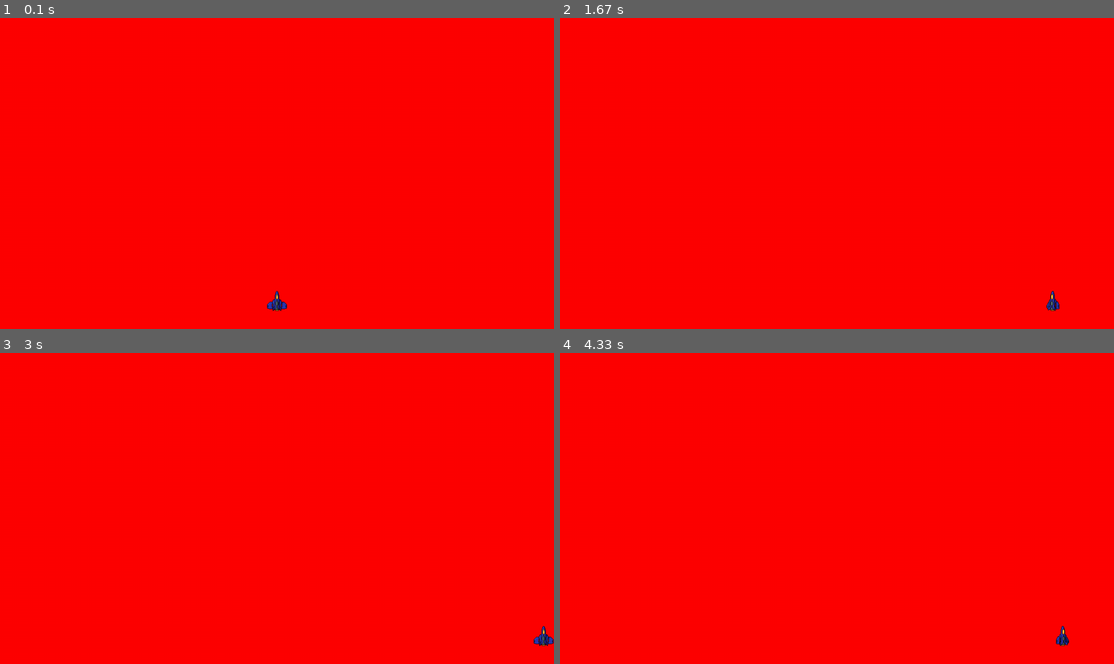
Above: before the commit, frames 1-4 (two rows, left to right).
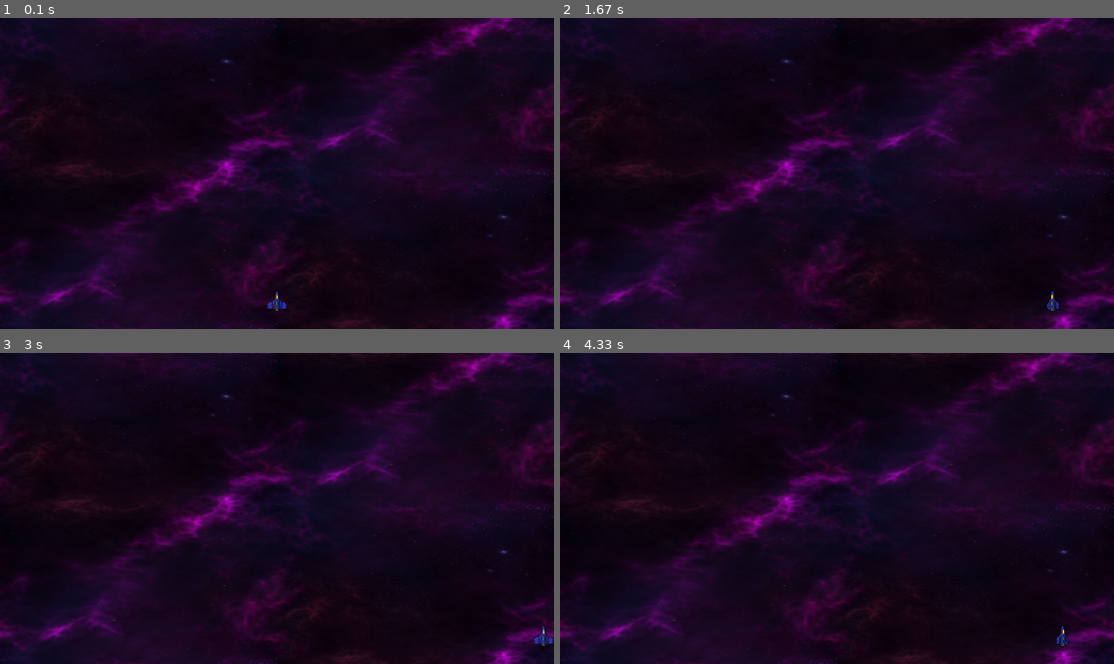
Above: after the commit, the same moments.

Repository: lucas-1120319/Ace-Pygame
Game: pygame game, started from main.py
The game is run twice, just before and just after one commit, with the same random seed, the same clock (stepped at 60 frames per second) and the same inputs.
Inputs:
- Up to frame 1 (0.1 s): no input
- Up to frame 2 (1.67 s): hold D 0.33-0.8 s; hold D 0.83-1.3 s; hold A from 1.33 s (still down)
- Up to frame 3 (3 s): release A at 1.87 s; hold A 1.9-2.3 s; hold D 2.33-2.97 s
- Up to frame 4 (4.33 s): hold A 3-3.47 s; hold D 3.5-3.97 s; hold D from 4 s (still down)

The runs differ from the first frame. In frame 1, 100% of the frame differs, in the area x 0-100%, y 0-100%; in frame 2, 100%; in frame 3, 100%; in frame 4, 100%.

Commit message:
Background image toegepast in code en geschaald naar juiste grootte & extra background toegevoegdetc.
Je ziet nu een achtergrond bij het runnen van de pygame, we gebruiken nu de Purple_Nebula_05, dit kan later nog verandert worden.

Diff:
--- a/main.py
+++ b/main.py
@@ -24,6 +24,12 @@
 player_move_right_sfx.set_volume(0.5)
 
 
+#Background (image)
+background = pygame.image.load("Assets/Backgrounds/Purple_Nebula_05-1024x1024.png").convert_alpha()
+scaled_background = pygame.transform.smoothscale(background, (1280, 720)) # scale background to screen size
+background_rect = scaled_background.get_rect()
+
+
 def key_pressed():
     pressed_keys = pygame.key.get_pressed()
     if pressed_keys[pygame.K_a]:
@@ -48,7 +54,8 @@
             if event.key == pygame.K_d:
                 player_move_right_sfx.play(maxtime=200)
 
-    screen.fill("red")
+
+    screen.blit(scaled_background, background_rect) # draw background
     key_pressed()
     pygame.display.flip()
     game_clock.tick(FRAMES_PER_SECOND)
Binary file added: Assets/Backgrounds/Purple_Nebula_05-1024x1024.png
